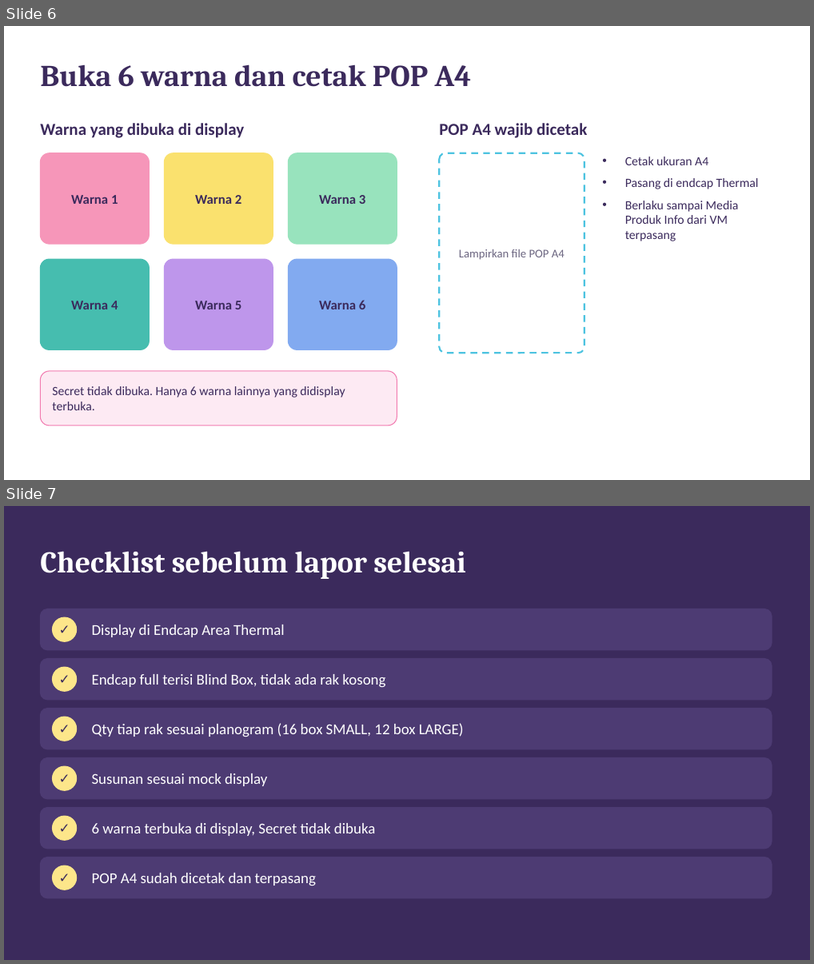
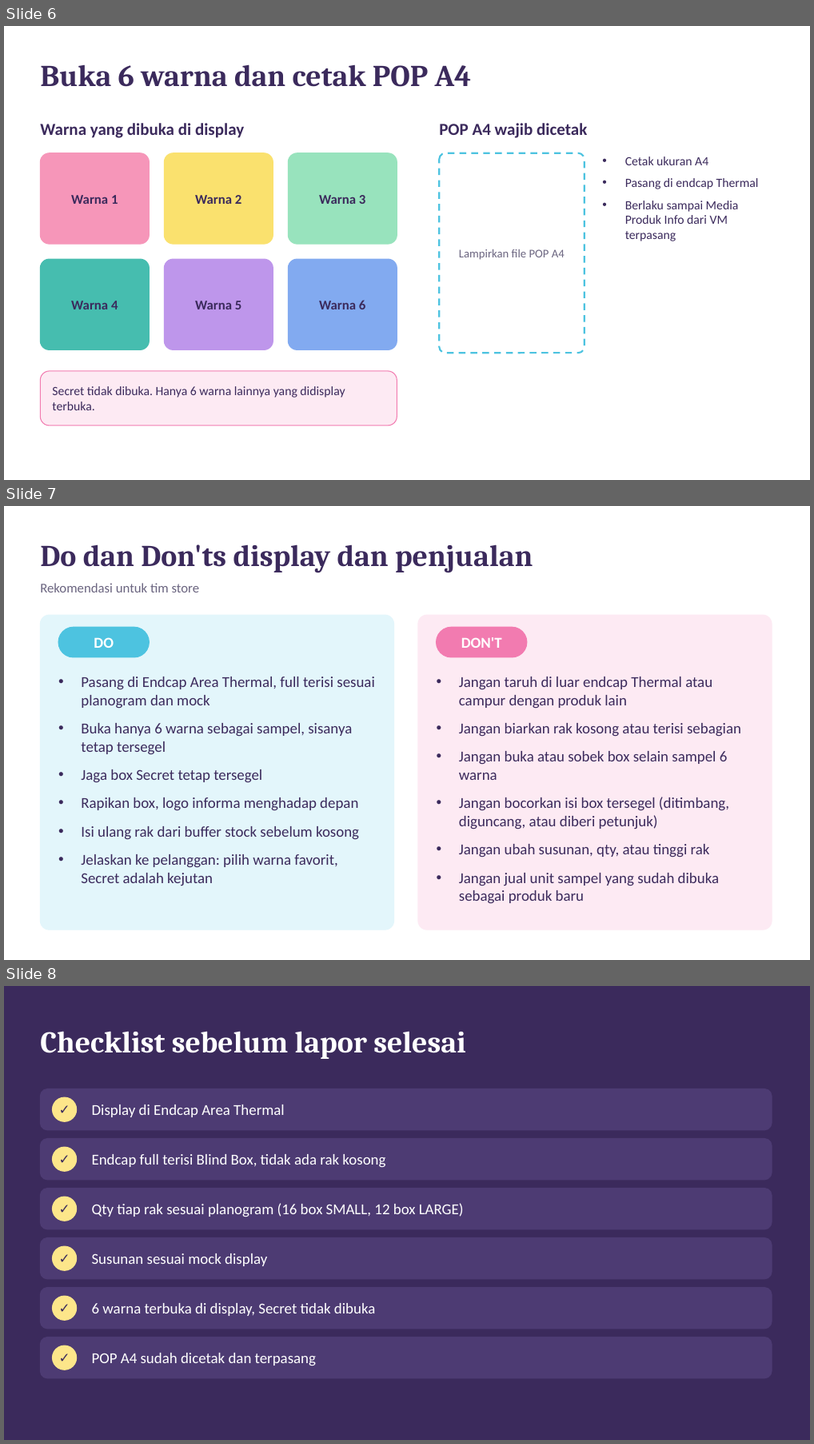
Before and after one commit to eriehermawan-hci/Testing-Erie, a slide deck: Instruksi_Display_Blind_Box_Thermal.pptx. Shown one above the other, each under a label of ours: slides 6 and 7 before the commit, slides 6, 7 and 8 after it. The pictures are 814x964 and 814x1444 pixels, drawn with LibreOffice and Linux fonts; fonts in the diff are those of the drawing. Boxes give left, top, right and bottom in pixels: in the first picture for what was removed or moved away, otherwise in the second. Text is boxed around its words. In the diff, an @@ line names an element or a change of style, - is before the commit and + after.

```diff
--- a/Instruksi_Display_Blind_Box_Thermal.pptx
+++ b/Instruksi_Display_Blind_Box_Thermal.pptx
@@ slide 7 added at (4,506,810,960), background #FFFFFF @@
@@ text added at (40,544,533,573), 36 pt, text #3B2A5C, bold @@
+Do dan Don'ts display dan penjualan
@@ text added at (40,583,200,592), 16 pt, text #6B6580 @@
+Rekomendasi untuk tim store
@@ rounded rectangle added at (40,615,394,929), fill #E3F6FB, outline #E3F6FB 1 pt @@
@@ rounded rectangle added at (418,615,772,929), fill #FDEAF3, outline #FDEAF3 1 pt @@
@@ rounded rectangle added at (58,627,149,657), fill #4DC3E0, outline #4DC3E0 1 pt @@
@@ text added at (94,637,114,648), 18 pt, text #FFFFFF, bold @@
+DO
@@ rounded rectangle added at (437,627,527,657), fill #F27BB0, outline #F27BB0 1 pt @@
@@ text added at (462,637,502,648), 18 pt, text #FFFFFF, bold @@
+DON'T
@@ text added at (81,676,374,885), 18 pt, text #3B2A5C @@
+• Pasang di Endcap Area Thermal, full terisi sesuai planogram dan mock
+• Buka hanya 6 warna sebagai sampel, sisanya tetap tersegel
+• Jaga box Secret tetap tersegel
+• Rapikan box, logo informa menghadap depan
+• Isi ulang rak dari buffer stock sebelum kosong
+• Jelaskan ke pelanggan: pilih warna favorit, Secret adalah kejutan
@@ text added at (459,676,742,903), 18 pt, text #3B2A5C @@
+• Jangan taruh di luar endcap Thermal atau campur dengan produk lain
+• Jangan biarkan rak kosong atau terisi sebagian
+• Jangan buka atau sobek box selain sampel 6 warna
+• Jangan bocorkan isi box tersegel (ditimbang, diguncang, atau diberi petunjuk)
+• Jangan ubah susunan, qty, atau tinggi rak
+• Jangan jual unit sampel yang sudah dibuka sebagai produk baru
@@ what was slide 7 is now slide 8 @@
```
